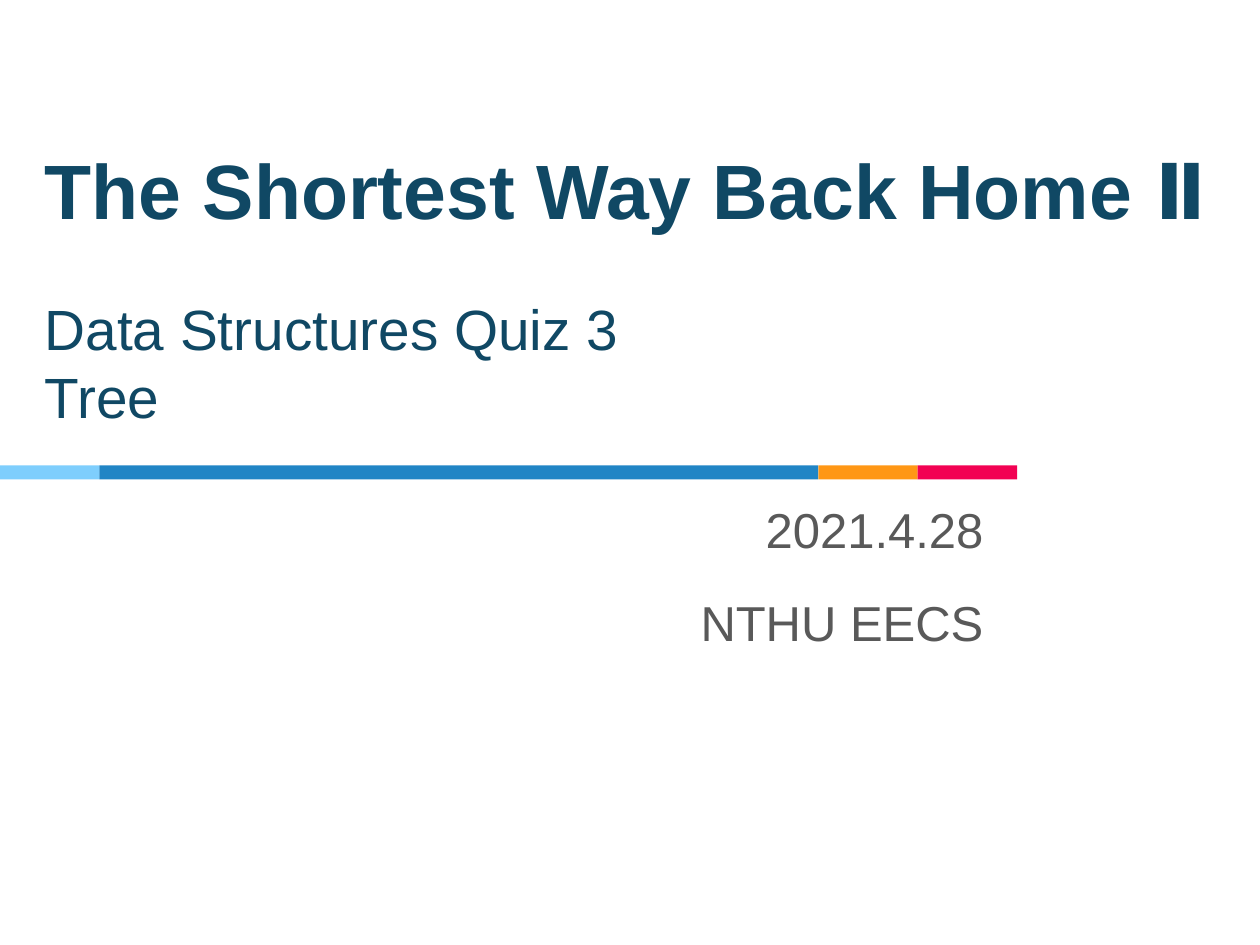
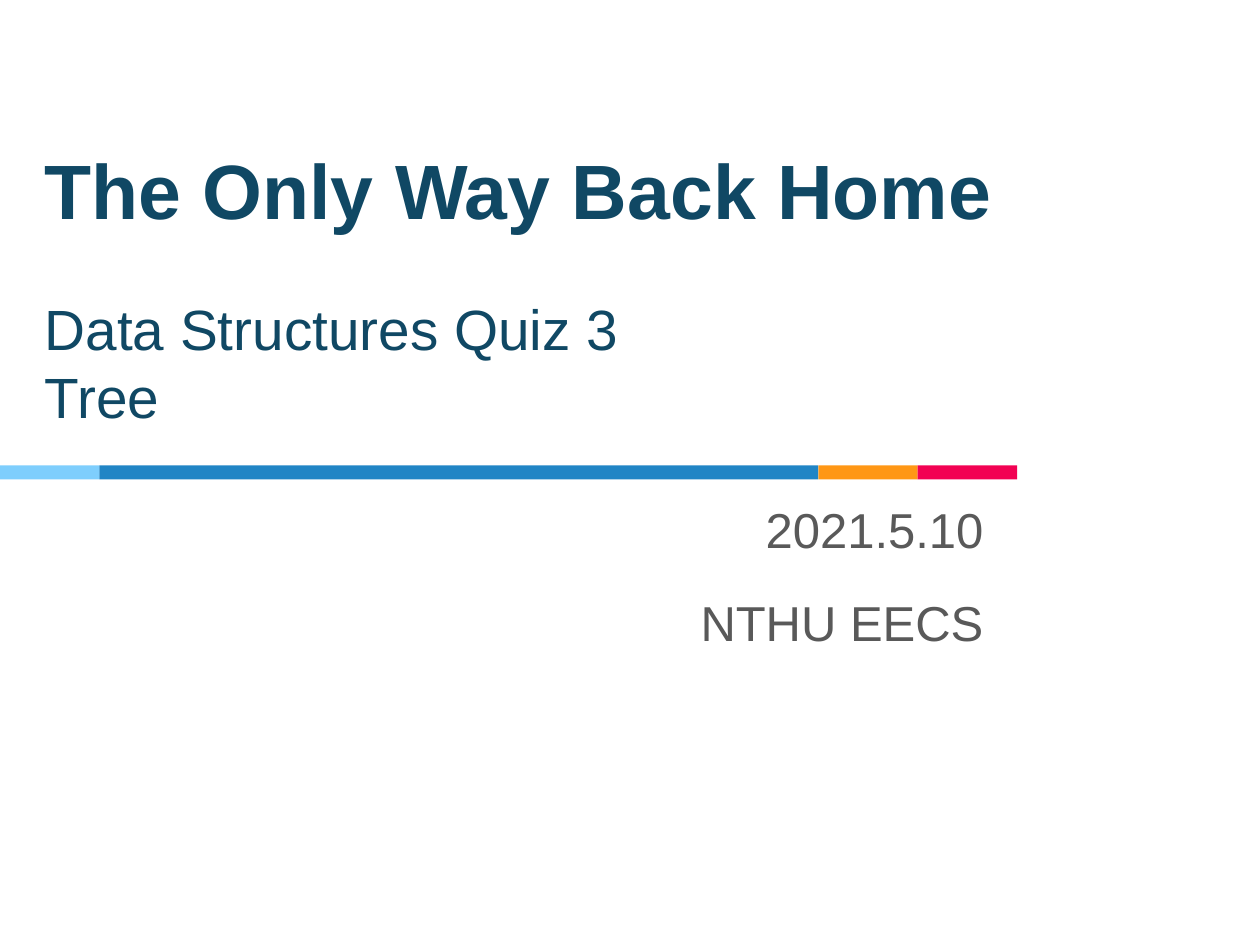
Before and after one commit to wuling31715/2021-NTHU-Data-Structure, a slide deck: slide 1 of ch05-tree/Quiz3/ppt/Quiz3.pptx. Drawn at 1260x945 pixels with LibreOffice and Linux fonts; fonts in the diff are those of the drawing. Boxes give left, top, right and bottom in pixels: in the first picture for what was removed or moved away, otherwise in the second. Text is boxed around its words. In the diff, an @@ line names an element or a change of style, - is before the commit and + after.

```diff
--- a/ch05-tree/Quiz3/ppt/Quiz3.pptx
+++ b/ch05-tree/Quiz3/ppt/Quiz3.pptx
@@ title at (45,163,991,419): text changed; size 44 to 32.4 pt; bold off @@
-The Shortest Way Back Home Ⅱ
-Data Structures Quiz 3
-Tree
+The Only Way Back Home
+Data Structures Quiz 3
+Tree
@@ subtitle at (766,514,984,549): text changed @@
-2021.4.28
+2021.5.10
```
Also in this commit, not shown: 6 other slides changed, 6 slides added, 5 slides removed, 29 other files.
